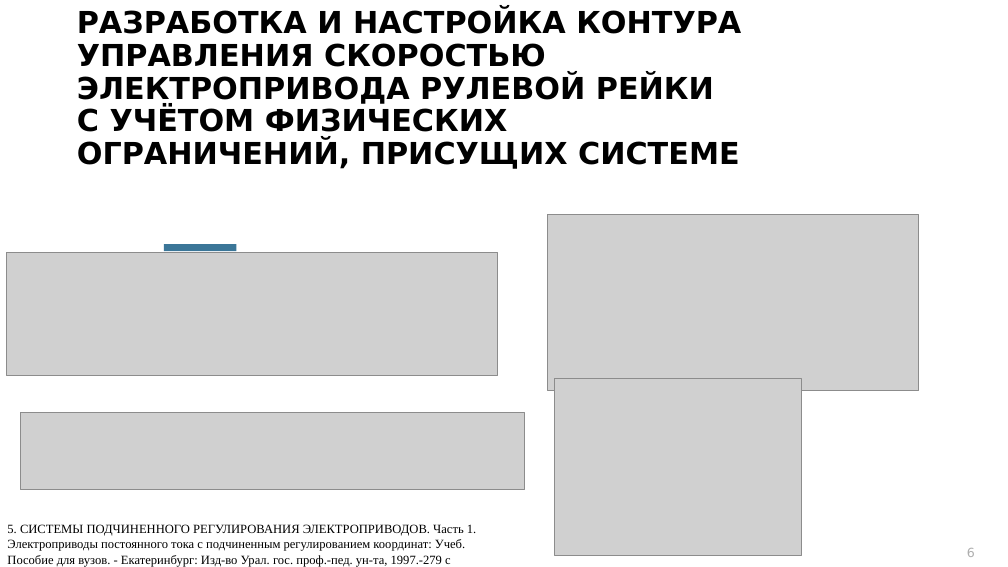
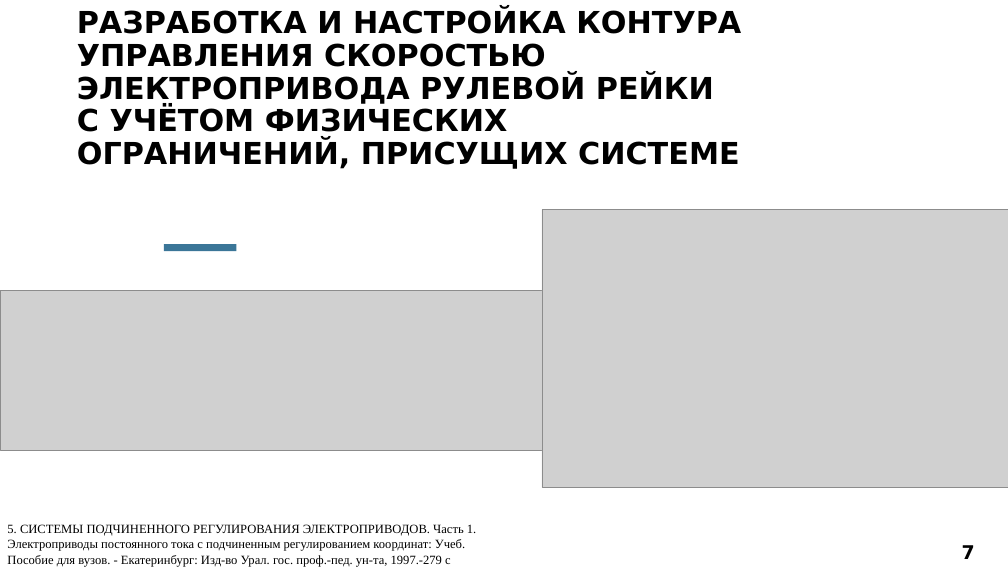
Before and after one commit to sokuroff/education, a slide deck: slide 7 of ВКР/ВКР.pptx (slide 6 before the commit). Drawn at 1008x567 pixels with LibreOffice and Linux fonts; fonts in the diff are those of the drawing; grey boxes stand for pictures; background and template pictures are left out. Boxes give left, top, right and bottom in pixels: in the first picture for what was removed or moved away, otherwise in the second. Text is boxed around its words. In the diff, an @@ line names an element or a change of style, - is before the commit and + after.

```diff
--- a/ВКР/ВКР.pptx
+++ b/ВКР/ВКР.pptx
@@ picture: place and size @@
-picture at (548, 215, 920, 391)
+picture at (542, 209, 1008, 487)
@@ picture: place and size @@
-picture at (7, 252, 498, 376)
+picture at (0, 290, 542, 450)
@@ picture removed at (554, 379, 802, 555) @@
@@ picture removed at (20, 413, 525, 490) @@
@@ page number at (962, 545, 975, 559): text changed; size 12 to 18 pt; text colour #AEAEAE to #000000; bold on @@
-6
+7
```
Also in this commit, not shown: 6 other slides changed, 3 slides added, 2 other files.
